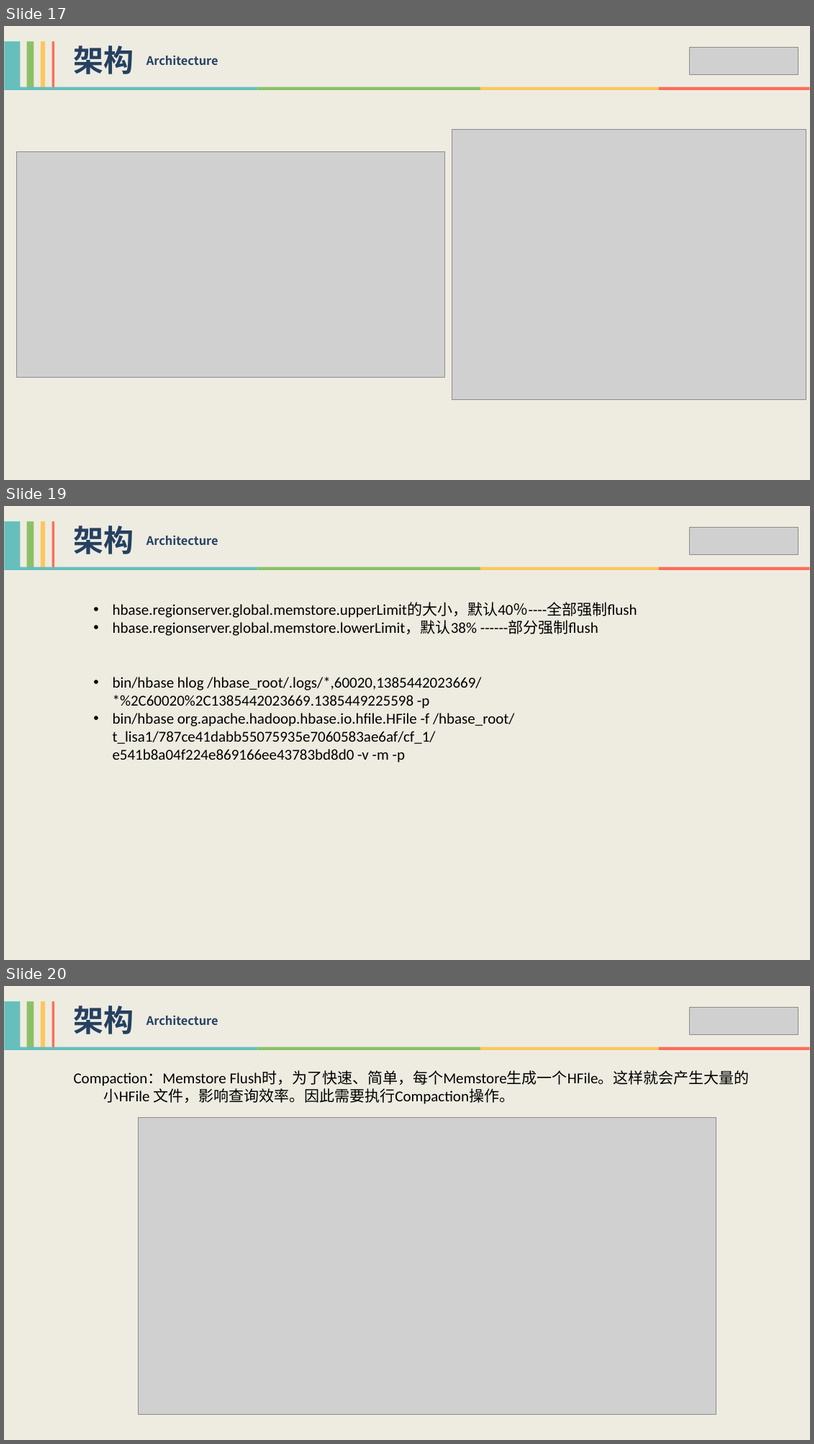
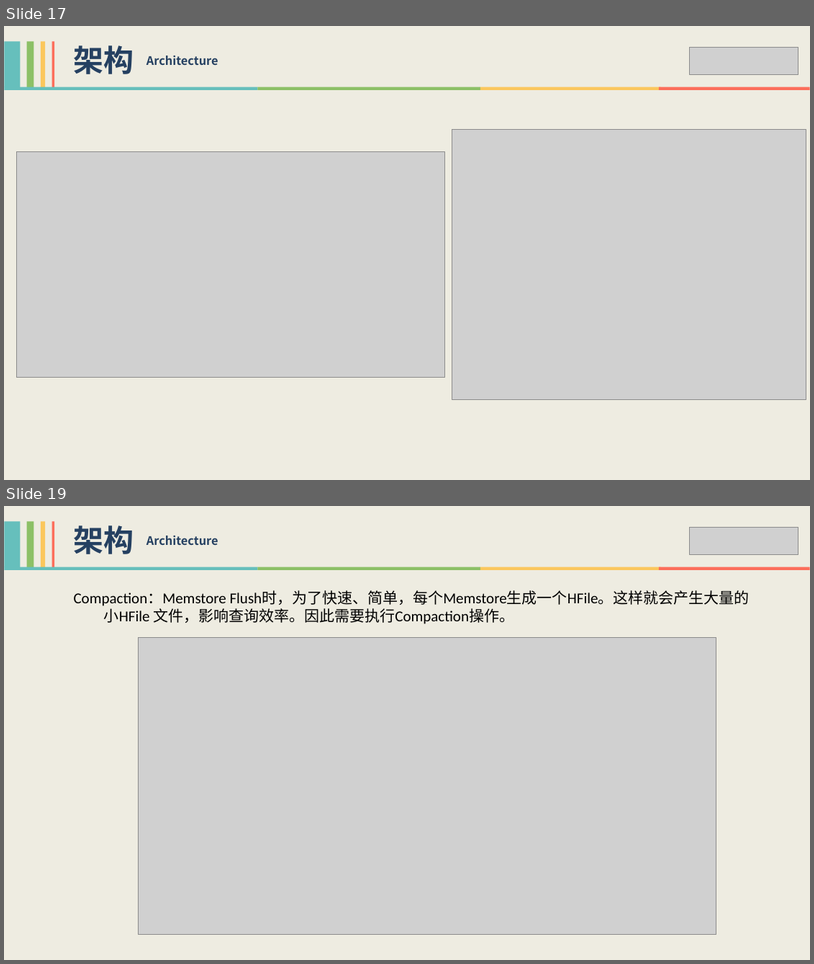
Before and after one commit to xiaoguoqiang/data, a slide deck: HBase技术分享-李强.pptx. Shown one above the other, each under a label of ours: slides 17, 19 and 20 before the commit, slides 17 and 19 after it; the slides between them are not shown. The pictures are 814x1444 and 814x964 pixels, drawn with LibreOffice and Linux fonts; fonts in the diff are those of the drawing; grey boxes stand for pictures. Boxes give left, top, right and bottom in pixels: in the first picture for what was removed or moved away, otherwise in the second. Text is boxed around its words. In the diff, an @@ line names an element or a change of style, - is before the commit and + after.

```diff
--- a/HBase技术分享-李强.pptx
+++ b/HBase技术分享-李强.pptx
@@ slide 19 removed at (4, 506, 810, 960), background #EEECE1 @@
@@ group removed at (4, 521, 54, 567): 4 rectangles @@
@@ text removed at (74, 525, 134, 554) @@
-架构
@@ picture removed at (689, 527, 799, 554) @@
@@ text removed at (147, 536, 219, 545) @@
-Architecture
@@ group removed at (4, 567, 810, 570): 4 rectangles @@
@@ text removed at (113, 602, 638, 762) @@
-• hbase.regionserver.global.memstore.upperLimit的大小，默认40％----全部强制flush
-• hbase.regionserver.global.memstore.lowerLimit，默认38% ------部分强制flush
-• bin/hbase hlog /hbase_root/.logs/*,60020,1385442023669/*%2C60020%2C1385442023669.1385449225598 -p
-• bin/hbase org.apache.hadoop.hbase.io.hfile.HFile -f /hbase_root/t_lisa1/787ce41dabb55075935e7060583ae6af/cf_1/e541b8a04f224e869166ee43783bd8d0 -v -m -p
@@ what was slide 20 is now slide 19 @@
```
Also in this commit, not shown: 7 slides changed.
